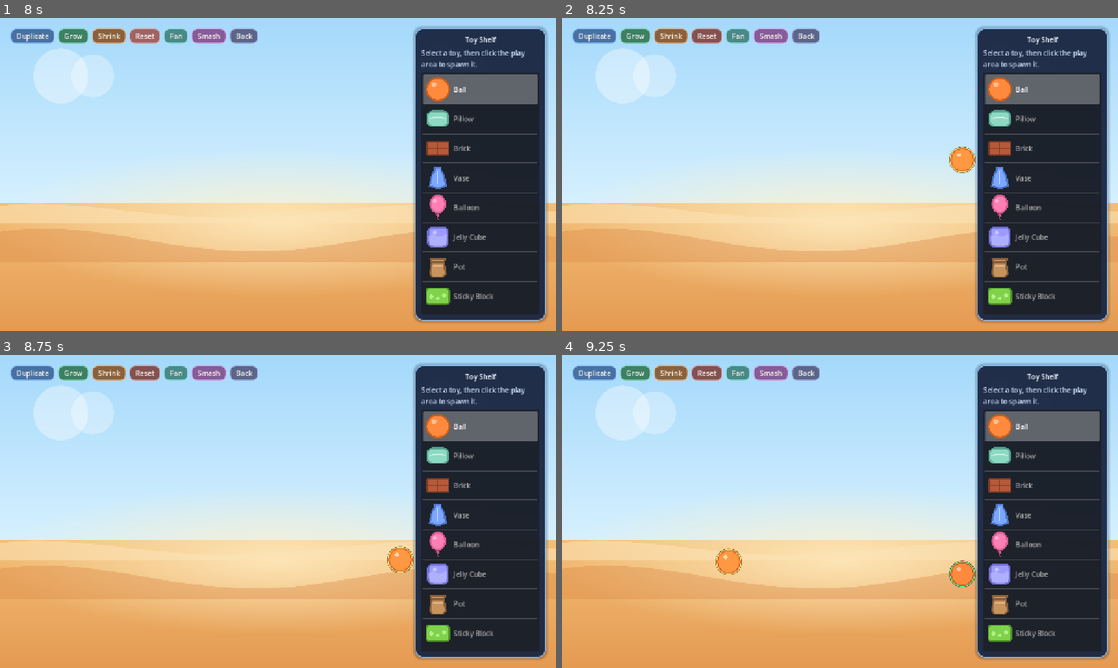
Above: before the commit, frames 1-4 (two rows, left to right).
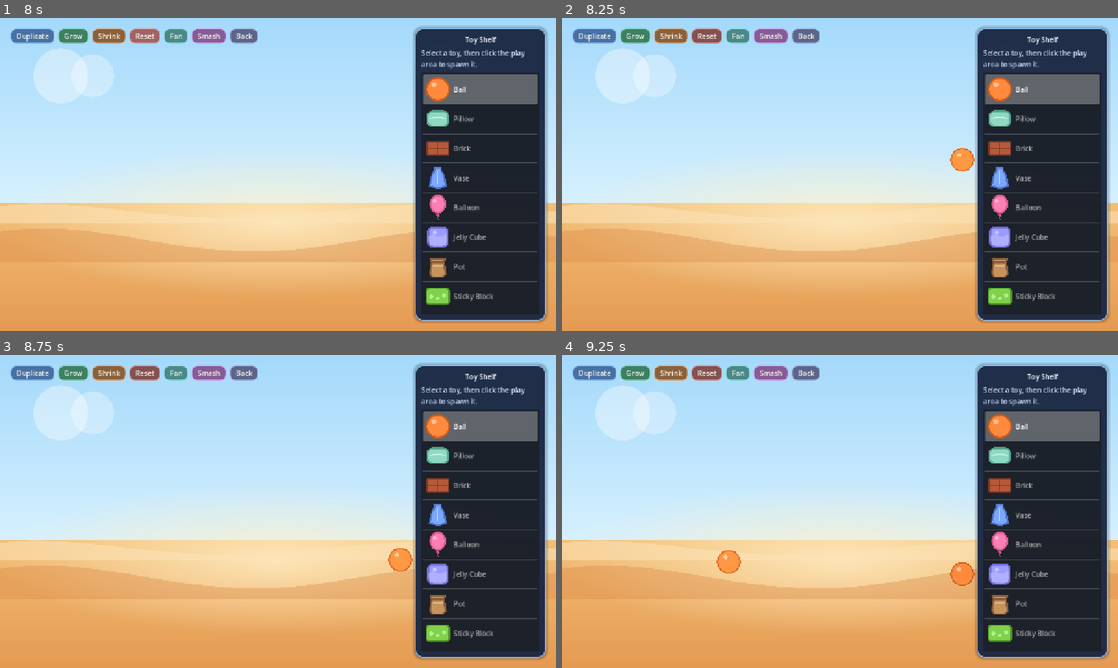
Above: after the commit, the same moments.

Repository: SoundBlaster/ToysSandbox
Game: Godot game, scene res://scenes/boot/Boot.tscn
Two runs of this game, one before a commit and one after it. Both use one fixed random seed, a clock stepped at 60 frames per second and the inputs below.
Inputs (mouse positions are in pixels of both pictures, inside the frame that each line leads up to):
- Up to frame 1 (8 s): click "Play" at 0.5 s; click "Duplicate" at 1.25 s; click "Grow" at 2 s; click "Shrink" at 2.75 s; click "Fan" at 3.5 s; click "Smash" at 4.25 s; click "Got it" at 5 s; click "Back" at 5.75 s; click "Play" at 6.5 s; click "Reset" at 7.25 s
- Up to frame 2 (8.25 s): move the mouse to (962, 158) at 8.02 s; hold D from 8.03 s (still down); tap R at 8.1 s; click (962, 158) at 8.17 s
- Up to frame 3 (8.75 s): keep holding D
- Up to frame 4 (9.25 s): release D at 8.75 s; drag from (728, 527) to (812, 574) at 8.77 s

Frame 1 is identical in both runs. In frame 2, less than 0.1% of the frame differs, in the area x 69-75%, y 41-50%; in frame 3, less than 0.1%; in frame 4, 0.1%, in the area x 27-75%, y 61-75%.

Commit message:
Refine debug body overlay and collider alignment from QA feedback

Diff:
--- a/scenes/game/ToyInstance.tscn
+++ b/scenes/game/ToyInstance.tscn
@@ -31,3 +31,11 @@
 offset_right = 48.0
 offset_bottom = -48.0
 horizontal_alignment = 1
+
+[node name="DebugPerimeterLine" type="Line2D" parent="."]
+visible = false
+width = 1.0
+default_color = Color(1, 0.15, 0.15, 1)
+closed = true
+antialiased = true
+z_index = 6
--- a/scripts/autoload/GameState.gd
+++ b/scripts/autoload/GameState.gd
@@ -1,4 +1,6 @@
 extends Node
+
+signal show_stats_overlay_changed(is_visible: bool)
 
 const DEFAULT_SELECTED_TOY_ID := &"ball"
 const DEFAULT_SELECTED_SKIN_ID := &"classic"
@@ -76,6 +78,12 @@
 
 
 func set_show_stats_overlay(is_visible: bool, persist: bool = true) -> void:
+	if show_stats_overlay == is_visible:
+		if persist:
+			SaveService.update_state({"show_stats_overlay": show_stats_overlay})
+		return
+
 	show_stats_overlay = is_visible
+	emit_signal("show_stats_overlay_changed", show_stats_overlay)
 	if persist:
 		SaveService.update_state({"show_stats_overlay": show_stats_overlay})
--- a/scripts/autoload/ToyCatalog.gd
+++ b/scripts/autoload/ToyCatalog.gd
@@ -138,6 +138,8 @@
 		"archetype": &"air",
 		"scale_preset": &"large",
 		"shape": &"circle",
+		"collision_size_scale": Vector2(0.70, 0.70),
+		"collision_offset": Vector2(0.0, -12.0),
 		"gravity_scale": 0.12,
 		"mass": 0.14,
 		"linear_damp": 1.35,
@@ -158,6 +160,7 @@
 		"archetype": &"deformable",
 		"scale_preset": &"medium",
 		"shape": &"rectangle",
+		"collision_size_scale": Vector2(0.84, 0.78),
 		"icon_texture": "res://assets/toys/icons/jelly_cube_icon.svg",
 		"world_texture": "res://assets/toys/world/jelly_cube_world.svg",
 		"color": Color("9b9bff"),
@@ -168,6 +171,7 @@
 		"archetype": &"metal",
 		"scale_preset": &"medium",
 		"shape": &"vase",
+		"collision_size_scale": Vector2(0.84, 0.76),
 		"icon_texture": "res://assets/toys/icons/pot_icon.svg",
 		"world_texture": "res://assets/toys/world/pot_world.svg",
 		"color": Color("c7935d"),
@@ -178,6 +182,7 @@
 		"archetype": &"sticky",
 		"scale_preset": &"wide",
 		"shape": &"rectangle",
+		"collision_size_scale": Vector2(0.86, 0.74),
 		"icon_texture": "res://assets/toys/icons/sticky_block_icon.svg",
 		"world_texture": "res://assets/toys/world/sticky_block_world.svg",
 		"color": Color("7fd24a"),
--- a/scripts/game/Sandbox.gd
+++ b/scripts/game/Sandbox.gd
@@ -300,10 +300,19 @@
 	var shape_node: CollisionShape2D = toy.get_node_or_null("CollisionShape2D")
 	if shape_node != null and shape_node.shape != null:
 		if shape_node.shape is RectangleShape2D:
-			return (shape_node.shape as RectangleShape2D).size * 0.5
+			var rectangle_half := (shape_node.shape as RectangleShape2D).size * 0.5
+			return rectangle_half + Vector2(absf(shape_node.position.x), absf(shape_node.position.y))
 		if shape_node.shape is CircleShape2D:
 			var radius := (shape_node.shape as CircleShape2D).radius
-			return Vector2(radius, radius)
+			return Vector2(radius, radius) + Vector2(absf(shape_node.position.x), absf(shape_node.position.y))
+		if shape_node.shape is ConvexPolygonShape2D:
+			var points := (shape_node.shape as ConvexPolygonShape2D).points
+			if not points.is_empty():
+				var bounds := Rect2(points[0], Vector2.ZERO)
+				for point in points:
+					bounds = bounds.expand(point)
+				var half := bounds.size * 0.5
+				return half + Vector2(absf(shape_node.position.x), absf(shape_node.position.y))
 
 	return Vector2(36.0, 36.0)
 
--- a/scripts/game/ToyInstance.gd
+++ b/scripts/game/ToyInstance.gd
@@ -6,6 +6,7 @@
 @onready var primary_effect_sprite: Sprite2D = $PrimaryEffectSprite
 @onready var secondary_effect_sprite: Sprite2D = $SecondaryEffectSprite
 @onready var name_label: Label = $NameLabel
+@onready var debug_perimeter_line: Line2D = $DebugPerimeterLine
 
 var toy_definition: Dictionary = {}
 var base_color: Color = Color.WHITE
@@ -22,9 +23,8 @@
 const MIN_SIZE_SCALE := 0.6
 const MAX_SIZE_SCALE := 1.8
 const DEBUG_PERIMETER_SEGMENTS := 32
-const DEBUG_PERIMETER_PRIMARY_COLOR := Color(0.43, 0.98, 0.62, 0.9)
-const DEBUG_PERIMETER_SELECTED_COLOR := Color(1.0, 0.9, 0.45, 0.95)
-const DEBUG_PERIMETER_SHADOW_COLOR := Color(0.0, 0.0, 0.0, 0.75)
+const DEBUG_PERIMETER_PRIMARY_COLOR := Color(1.0, 0.15, 0.15, 1.0)
+const DEBUG_PERIMETER_SELECTED_COLOR := Color(1.0, 0.0, 0.0, 1.0)
 const EFFECT_TEXTURES := {
 	&"fragment": preload("res://assets/effects/fragment_effect.svg"),
 	&"crack": preload("res://assets/effects/crack_effect.svg"),
@@ -60,17 +60,13 @@
 func _ready() -> void:
 	add_to_group("toy_instances")
 	set_physics_process(false)
-	_debug_overlay_enabled = OS.is_debug_build()
-	queue_redraw()
-
-
-func _draw() -> void:
-	if not _debug_overlay_enabled or _debug_perimeter_points.size() < 2:
-		return
-
-	var perimeter_color := DEBUG_PERIMETER_SELECTED_COLOR if is_selected else DEBUG_PERIMETER_PRIMARY_COLOR
-	draw_polyline(_debug_perimeter_points, DEBUG_PERIMETER_SHADOW_COLOR, 3.5, true)
-	draw_polyline(_debug_perimeter_points, perimeter_color, 1.75, true)
+	if not GameState.show_stats_overlay_changed.is_connected(_on_show_stats_overlay_changed):
+		GameState.show_stats_overlay_changed.connect(_on_show_stats_overlay_changed)
+	_sync_debug_overlay_enabled()
+	if debug_perimeter_line != null:
+		debug_perimeter_line.visible = false
+		debug_perimeter_line.clear_points()
+		_update_debug_perimeter_style()
 
 
 func _physics_process(_delta: float) -> void:
@@ -98,7 +94,9 @@
 		_upright_strength = 0.0
 		_upright_damping = 0.0
 		_debug_perimeter_points = PackedVector2Array()
-		queue_redraw()
+		if debug_perimeter_line != null:
+			debug_perimeter_line.clear_points()
+			debug_perimeter_line.visible = false
 		set_physics_process(false)
 		return
 
@@ -107,6 +105,7 @@
 		body_polygon = get_node("BodyPolygon")
 		world_sprite = get_node("WorldSprite")
 		name_label = get_node("NameLabel")
+		debug_perimeter_line = get_node("DebugPerimeterLine")
 
 	name = "Toy_%s" % String(toy_definition.get("id", &"unknown"))
 	mass = float(toy_definition.get("mass", 1.0))
@@ -160,8 +159,7 @@
 func set_selected(selected: bool) -> void:
 	is_selected = selected
 	_apply_selection_visuals()
-	if _debug_overlay_enabled:
-		queue_redraw()
+	_update_debug_perimeter_style()
 
 
 func resize_by_step(step: float) -> bool:
@@ -228,17 +226,21 @@
 
 func _apply_shape() -> void:
 	var size: Vector2 = _get_scaled_size()
+	var collision_scale := _get_collision_size_scale()
+	var collision_size := Vector2(size.x * collision_scale.x, size.y * collision_scale.y)
+	var collision_offset := _get_collision_offset()
 	var shape_name: StringName = toy_definition.get("shape", &"rectangle")
+	collision_shape.position = collision_offset
 
 	match shape_name:
 		&"circle":
 			var circle_shape := CircleShape2D.new()
-			circle_shape.radius = size.x * 0.5
+			circle_shape.radius = minf(collision_size.x, collision_size.y) * 0.5
 			collision_shape.shape = circle_shape
-			body_polygon.polygon = _build_circle_polygon(circle_shape.radius)
+			body_polygon.polygon = _build_circle_polygon(size.x * 0.5)
 		&"pillow":
 			var pillow_shape := RectangleShape2D.new()
-			pillow_shape.size = size
+			pillow_shape.size = collision_size
 			collision_shape.shape = pillow_shape
 			body_polygon.polygon = PackedVector2Array([
 				Vector2(-size.x * 0.45, -size.y * 0.35),
@@ -251,8 +253,17 @@
 				Vector2(-size.x * 0.5, 0.0),
 			])
 		&"vase":
-			var vase_shape := RectangleShape2D.new()
-			vase_shape.size = Vector2(size.x * 0.6, size.y)
+			var vase_collision_points := PackedVector2Array([
+				Vector2(-collision_size.x * 0.18, -collision_size.y * 0.5),
+				Vector2(collision_size.x * 0.18, -collision_size.y * 0.5),
+				Vector2(collision_size.x * 0.28, -collision_size.y * 0.2),
+				Vector2(collision_size.x * 0.36, collision_size.y * 0.35),
+				Vector2(0.0, collision_size.y * 0.5),
+				Vector2(-collision_size.x * 0.36, collision_size.y * 0.35),
+				Vector2(-collision_size.x * 0.28, -collision_size.y * 0.2),
+			])
+			var vase_shape := ConvexPolygonShape2D.new()
+			vase_shape.points = vase_collision_points
 			collision_shape.shape = vase_shape
 			body_polygon.polygon = PackedVector2Array([
 				Vector2(-size.x * 0.18, -size.y * 0.5),
@@ -265,7 +276,7 @@
 			])
 		_:
 			var rectangle_shape := RectangleShape2D.new()
-			rectangle_shape.size = size
+			rectangle_shape.size = collision_size
 			collision_shape.shape = rectangle_shape
 			body_polygon.polygon = PackedVector2Array([
 				Vector2(-size.x * 0.5, -size.y * 0.5),
@@ -275,6 +286,36 @@
 			])
 
 	_refresh_debug_perimeter()
+
+
+func _on_show_stats_overlay_changed(_is_visible: bool) -> void:
+	_sync_debug_overlay_enabled()
+
+
+func _sync_debug_overlay_enabled() -> void:
+	_debug_overlay_enabled = OS.is_debug_build() and GameState.show_stats_overlay
+	if _debug_overlay_enabled:
+		_refresh_debug_perimeter()
+	elif debug_perimeter_line != null:
+		debug_perimeter_line.clear_points()
+		debug_perimeter_line.visible = false
+
+
+func _get_collision_size_scale() -> Vector2:
+	var raw_scale: Variant = toy_definition.get("collision_size_scale", Vector2.ONE)
+	if raw_scale is Vector2:
+		var scale := raw_scale as Vector2
+		return Vector2(maxf(scale.x, 0.1), maxf(scale.y, 0.1))
+
+	return Vector2.ONE
+
+
+func _get_collision_offset() -> Vector2:
+	var raw_offset: Variant = toy_definition.get("collision_offset", Vector2.ZERO)
+	if raw_offset is Vector2:
+		return raw_offset as Vector2
+
+	return Vector2.ZERO
 
 
 func _apply_visuals() -> void:
@@ -326,12 +367,16 @@
 
 
 func _refresh_debug_perimeter() -> void:
-	if not _debug_overlay_enabled:
+	if not _debug_overlay_enabled or debug_perimeter_line == null:
+		if debug_perimeter_line != null:
+			debug_perimeter_line.clear_points()
+			debug_perimeter_line.visible = false
 		return
 
 	if collision_shape == null or collision_shape.shape == null:
 		_debug_perimeter_points = PackedVector2Array()
-		queue_redraw()
+		debug_perimeter_line.clear_points()
+		debug_perimeter_line.visible = false
 		return
 
 	var shape := collision_shape.shape
@@ -358,7 +403,22 @@
 			fallback_outline.append(fallback_outline[0])
 		_debug_perimeter_points = fallback_outline
 
-	queue_redraw()
+	if collision_shape.position != Vector2.ZERO and not _debug_perimeter_points.is_empty():
+		for index in range(_debug_perimeter_points.size()):
+			_debug_perimeter_points[index] += collision_shape.position
+
+	debug_perimeter_line.clear_points()
+	for point in _debug_perimeter_points:
+		debug_perimeter_line.add_point(point)
+	debug_perimeter_line.visible = _debug_perimeter_points.size() >= 2
+	_update_debug_perimeter_style()
+
+
+func _update_debug_perimeter_style() -> void:
+	if debug_perimeter_line == null:
+		return
+
+	debug_perimeter_line.default_color = DEBUG_PERIMETER_SELECTED_COLOR if is_selected else DEBUG_PERIMETER_PRIMARY_COLOR
 
 
 func _fit_world_texture(target_size: Vector2, texture: Texture2D) -> void:
